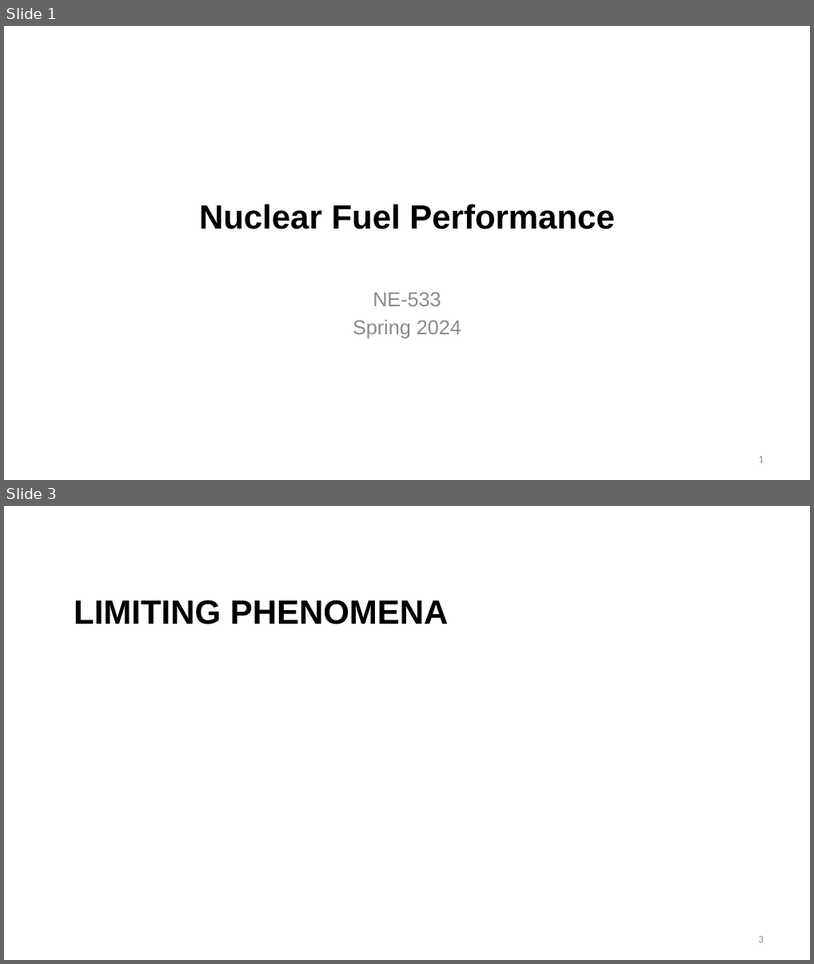
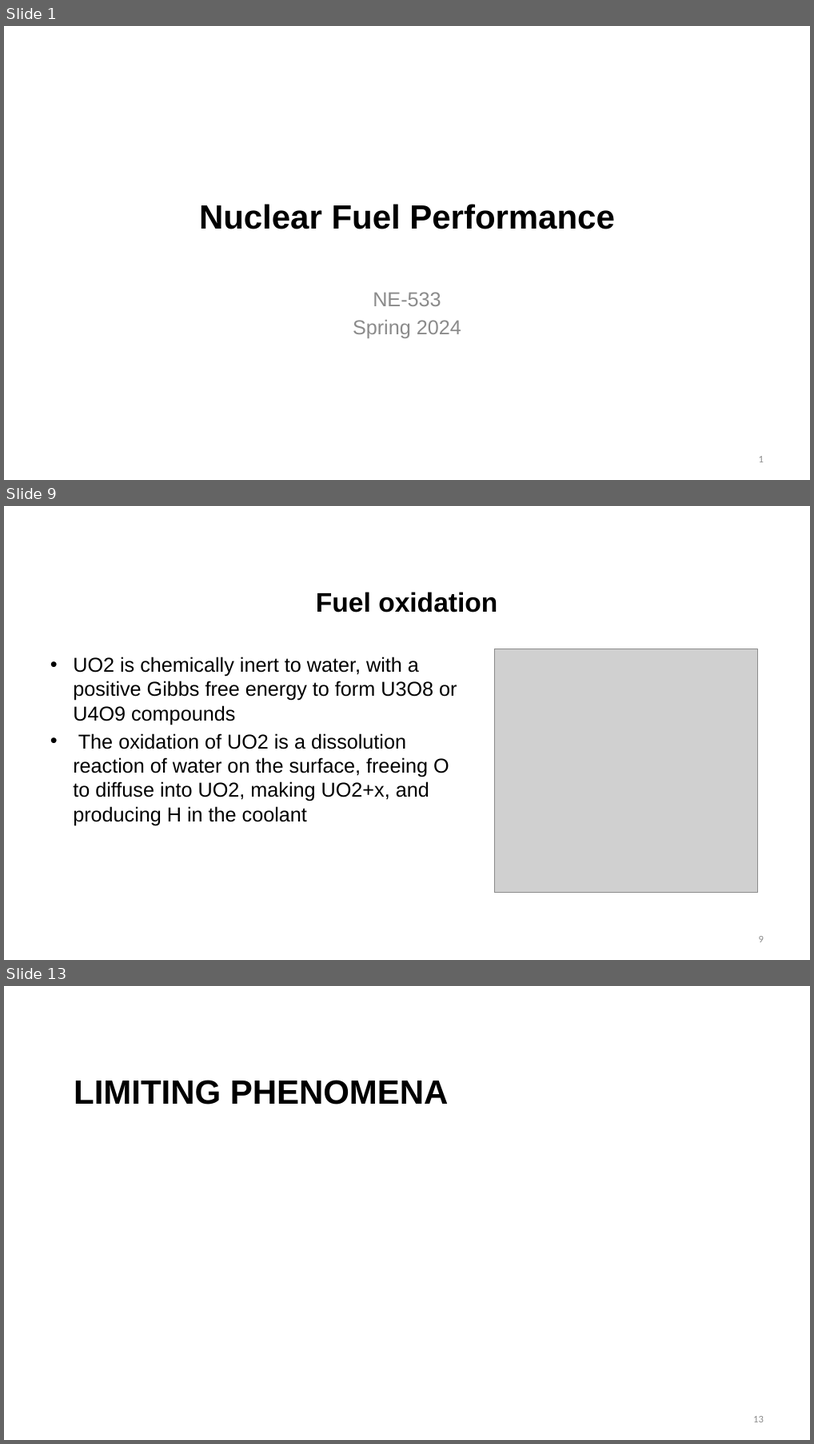
Before and after one commit to benbeeler/TEACHING, a slide deck: Nuclear_Fuel_Performance/NE533_Spring2024/Section4/Lec18_Limits_WaterChem.pptx. Shown one above the other, each under a label of ours: slides 1 and 3 before the commit, slides 1, 9 and 13 after it; the slides between them are not shown. The pictures are 814x964 and 814x1444 pixels, drawn with LibreOffice and Linux fonts; fonts in the diff are those of the drawing; grey boxes stand for pictures; background and template pictures are left out. Boxes give left, top, right and bottom in pixels: in the first picture for what was removed or moved away, otherwise in the second. Text is boxed around its words. In the diff, an @@ line names an element or a change of style, - is before the commit and + after.

```diff
--- a/Nuclear_Fuel_Performance/NE533_Spring2024/Section4/Lec18_Limits_WaterChem.pptx
+++ b/Nuclear_Fuel_Performance/NE533_Spring2024/Section4/Lec18_Limits_WaterChem.pptx
@@ slide 9 added at (4, 506, 810, 960), background #FFFFFF @@
@@ title added at (316, 592, 498, 612), 32 pt, text #000000, bold @@
+Fuel oxidation
@@ picture added at (494, 648, 758, 892) @@
@@ text added at (73, 656, 457, 825), 24 pt, text #000000 @@
+• UO2 is chemically inert to water, with a positive Gibbs free energy to form U3O8 or U4O9 compounds
+• The oxidation of UO2 is a dissolution reaction of water on the surface, freeing O to diffuse into UO2, making UO2+x, and producing H in the coolant
@@ page number added at (759, 936, 764, 942), 12 pt, text #8C8C8C @@
+9
@@ what was slide 3 is now slide 13 @@
@@ page number at (754, 1416, 764, 1422): text changed @@
-3
+13
```
Also in this commit, not shown: 6 slides changed, 11 other slides added, 14 other files.
